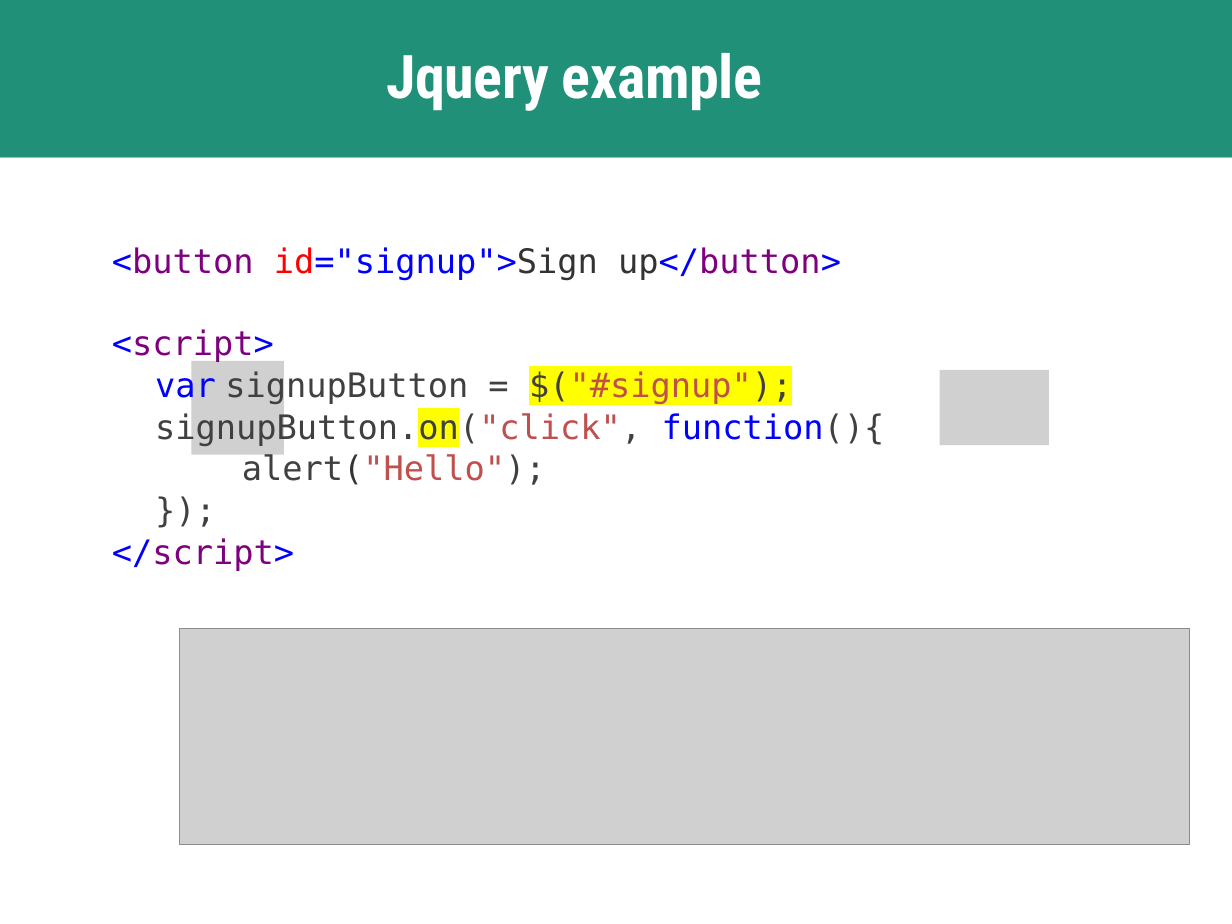
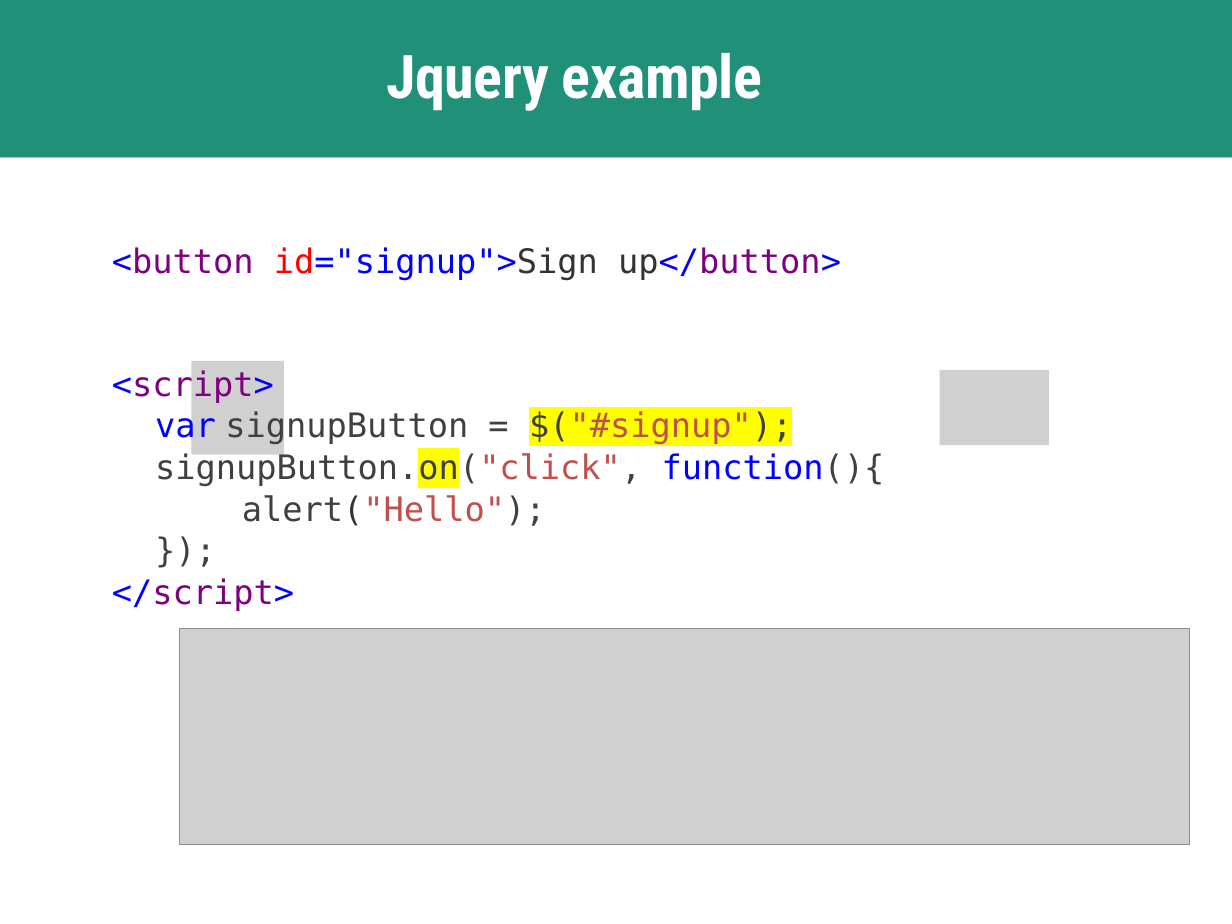
Before and after one commit to skornfeld/svc-class-jan-2018, a slide deck: slide 76 of slides/week-4.pptx (slide 79 before the commit). Drawn at 1232x924 pixels with LibreOffice and Linux fonts; fonts in the diff are those of the drawing; grey boxes stand for pictures. Boxes give left, top, right and bottom in pixels: in the first picture for what was removed or moved away, otherwise in the second. Text is boxed around its words. In the diff, an @@ line names an element or a change of style, - is before the commit and + after.

Commit message:
update week 4, provide another float example, fix style table link

```diff
--- a/slides/week-4.pptx
+++ b/slides/week-4.pptx
@@ text "<button id="signup">Sign up</button>" rewrapped from bbox=[112, 247, 885, 571] to bbox=[112, 247, 885, 611] @@
```
Also in this commit, not shown: 12 other slides changed, 1 slide added, 4 slides removed, 6 other files.
